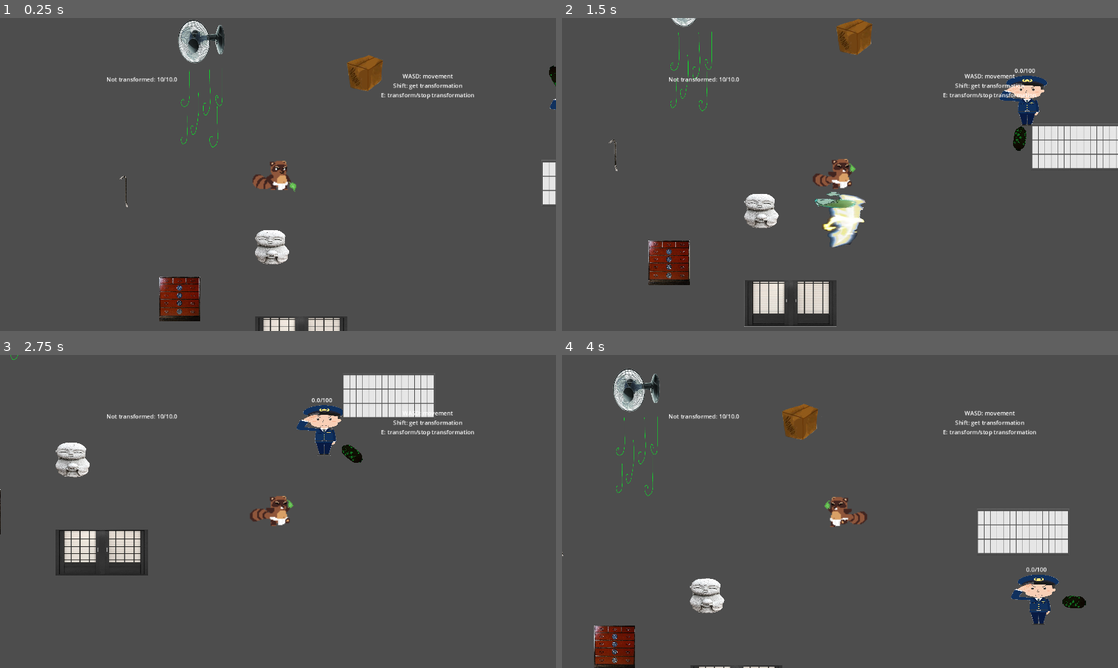
Above: before the commit, frames 1-4 (two rows, left to right).
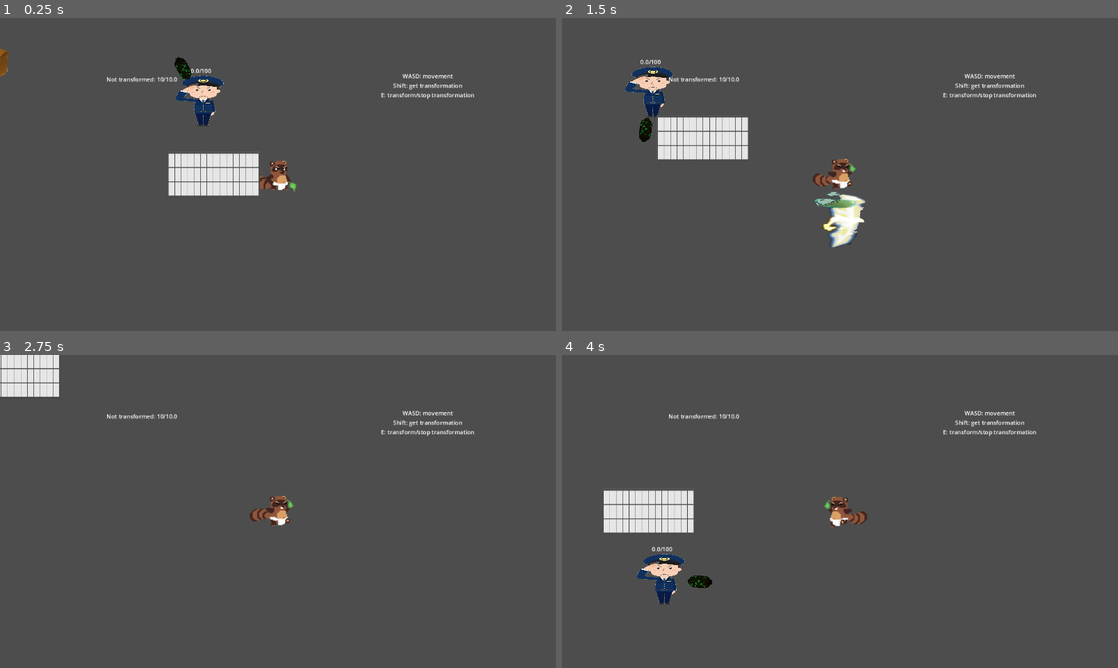
Above: after the commit, the same moments.

Repository: FinalExa/Tanuki
Game: Godot game, scene res://1_Scenes/player_transform_test.tscn
Two runs of this game, one before a commit and one after it. Both use one fixed random seed, a clock stepped at 60 frames per second and the inputs below.
Inputs (mouse positions are in pixels of both pictures, inside the frame that each line leads up to):
- Up to frame 1 (0.25 s): no input
- Up to frame 2 (1.5 s): move the mouse to (962, 158) at 0.52 s; hold D (right) 0.53-1.28 s; click (962, 158) at 0.6 s; tap Shift (interact) at 0.8, 1.35 s; move the mouse to (728, 190) at 1.27 s; hold S (down) from 1.28 s (still down)
- Up to frame 3 (2.75 s): tap E (transformation) at 1.55, 2.1 s; move the mouse to (333, 442) at 2.02 s; release S (down) at 2.03 s; hold D (right) from 2.03 s (still down); click (333, 442) at 2.3 s
- Up to frame 4 (4 s): move the mouse to (812, 574) at 2.77 s; release D (right) at 2.78 s; hold W (up) 2.78-3.53 s; click (812, 574) at 2.85 s; tap Shift (interact) at 3.05, 3.6 s; move the mouse to (1006, 558) at 3.52 s; hold A (left) from 3.53 s (still down); tap E (transformation) at 3.8 s

The runs differ from the first frame. In frame 1, 7.0% of the frame differs, in the area x 0-100%, y 0-100%; in frame 2, 10%, in the area x 8-100%, y 0-99%; in frame 3, 7.1%; in frame 4, 8.9%.

Commit message:
Player info save working

Diff:
--- a/1_Scenes/Scripts/SceneMaster.gd
+++ b/1_Scenes/Scripts/SceneMaster.gd
@@ -3,34 +3,45 @@
 
 var savedDeletePaths: Array[String]
 var savePath: String
+var playerDataSavePath: String = "user://PlayerData.save"
+
 var lastPos: Vector2
-@export var playerRef: PlayerCharacter
+var lastTransformationSet: bool
+var lastObjectOriginalPath: String
+
+var playerRef: PlayerCharacter
 
 func _ready():
 	savePath = "user://"+ self.name +".save"
+	for i in get_child_count():
+		if (get_child(i) is PlayerCharacter):
+			playerRef = get_child(i)
+			break
 	Load()
 
 func _process(_delta):
 	ManualSave()
-	#ManualLoad()
+	ReloadScene()
 
 func AddDeletePath(newPath: String):
 	if(!savedDeletePaths.has(newPath)):
 		savedDeletePaths.push_back(newPath)
 
+func ReloadScene():
+	if (Input.is_action_just_pressed("reload")):
+		get_tree().reload_current_scene()
+
 func ManualSave():
 	if (Input.is_action_just_pressed("save")):
 		Save()
 
-func ManualLoad():
-	if (Input.is_action_just_pressed("load")):
-		Load()
-
 func Save():
 	var file = FileAccess.open(savePath, FileAccess.WRITE)
-	lastPos = playerRef.global_position
 	file.store_var(savedDeletePaths)
-	file.store_var(lastPos)
+	file.store_var(playerRef.global_position)
+	file = FileAccess.open(playerDataSavePath, FileAccess.WRITE)
+	file.store_var(playerRef.transformationChangeRef.currentTransformationSet)
+	file.store_var(playerRef.transformationChangeRef.currentOriginalObjectPath)
 
 func Load():
 	if (FileAccess.file_exists(savePath)):
@@ -41,10 +52,20 @@
 			for i in result.size():
 				savedDeletePaths.push_back(result[i])
 		lastPos = file.get_var()
-		LoadOperations()
+	if (FileAccess.file_exists(playerDataSavePath)):
+		var file = FileAccess.open(playerDataSavePath, FileAccess.READ)
+		lastTransformationSet = file.get_var()
+		lastObjectOriginalPath = file.get_var()
+	LoadOperations()
 
 func LoadOperations():
 	playerRef.global_position = lastPos
+	if (lastTransformationSet):
+		var new_trs_scene = load(lastObjectOriginalPath)
+		var new_trs = new_trs_scene.instantiate()
+		playerRef.transformationChangeRef.set_temp_trs(new_trs.transformedName, new_trs.transformedMaxSpeed, new_trs.transformedProperties, new_trs.transformedCollider, new_trs.transformedTexture.texture, new_trs.transformedTexture.scale, new_trs.transformedAttackPath, new_trs.originalObjectPath)
+		playerRef.transformationChangeRef.actually_set_new_transformation()
+		playerRef.transformationChangeRef.unset_temp_trs()
 	if savedDeletePaths.size() > 0:
 		for i in savedDeletePaths.size():
 			TranslateStringIntoPathResult(self, savedDeletePaths[i])
--- a/1_Scenes/player_transform_test.tscn
+++ b/1_Scenes/player_transform_test.tscn
@@ -17,9 +17,8 @@
 polygons = Array[PackedInt32Array]([PackedInt32Array(0, 1, 2, 3), PackedInt32Array(4, 0, 3, 5), PackedInt32Array(2, 1, 6, 7), PackedInt32Array(6, 4, 5, 7)])
 outlines = Array[PackedVector2Array]([PackedVector2Array(-5976, 5856, -7368, -4512, 4952, -4432, 4944, 5656), PackedVector2Array(-288, -64, -32, -64, -32, 64, -288, 64)])
 
-[node name="PlayerTransformTest" type="Node2D" node_paths=PackedStringArray("playerRef")]
+[node name="PlayerTransformTest" type="Node2D"]
 script = ExtResource("1_e07wx")
-playerRef = NodePath("PlayerCharacter")
 
 [node name="PlayerCharacter" parent="." instance=ExtResource("1_lxk7a")]
 position = Vector2(-1016, -24)
--- a/ImportantObjects/TransformationObjects/Scripts/TransformationObjectData.gd
+++ b/ImportantObjects/TransformationObjects/Scripts/TransformationObjectData.gd
@@ -7,6 +7,7 @@
 @export var transformedCollider: CollisionShape2D
 @export var transformedTexture: Sprite2D
 @export var transformedAttackPath: String
+@export var originalObjectPath: String
 var transformedTextureScale: Vector2
 
 var localAllowedItemsRef: LocalAllowedItems
@@ -15,8 +16,8 @@
 	transformedTextureScale = transformedTexture.scale
 
 func set_change_trs_available(status, body):
-	if (status == true):
-		body.transformationChangeRef.set_temp_trs(transformedName, transformedMaxSpeed, transformedProperties, transformedCollider, transformedTexture.texture, transformedTextureScale, transformedAttackPath)
+	if (status):
+		body.transformationChangeRef.set_temp_trs(transformedName, transformedMaxSpeed, transformedProperties, transformedCollider, transformedTexture.texture, transformedTextureScale, transformedAttackPath, originalObjectPath)
 	else:
 		body.transformationChangeRef.unset_temp_trs()
 
--- a/ImportantObjects/TransformationObjects/crowbar.tscn
+++ b/ImportantObjects/TransformationObjects/crowbar.tscn
@@ -8,6 +8,7 @@
 transformedMaxSpeed = 700.0
 transformedProperties = Array[String](["Metallic"])
 transformedAttackPath = "res://ImportantObjects/TransformationObjects/Attacks/crowbar_attack.tscn"
+originalObjectPath = "res://ImportantObjects/TransformationObjects/crowbar.tscn"
 
 [node name="Sprite2D" parent="." index="1"]
 scale = Vector2(0.125, 0.125)
--- a/ImportantObjects/TransformationObjects/feather.tscn
+++ b/ImportantObjects/TransformationObjects/feather.tscn
@@ -7,6 +7,7 @@
 transformedName = "Feather"
 transformedMaxSpeed = 600.0
 transformedProperties = Array[String](["Light"])
+originalObjectPath = "res://ImportantObjects/TransformationObjects/feather.tscn"
 
 [node name="Sprite2D" parent="." index="1"]
 position = Vector2(0, 0.499996)
--- a/ImportantObjects/TransformationObjects/heavy_box.tscn
+++ b/ImportantObjects/TransformationObjects/heavy_box.tscn
@@ -7,6 +7,7 @@
 transformedName = "HeavyBox"
 transformedMaxSpeed = 300.0
 transformedProperties = Array[String](["Heavy"])
+originalObjectPath = "res://ImportantObjects/TransformationObjects/heavy_box.tscn"
 
 [node name="Sprite2D" parent="." index="1"]
 position = Vector2(5, 1.5)
--- a/ImportantObjects/TransformationObjects/key.tscn
+++ b/ImportantObjects/TransformationObjects/key.tscn
@@ -8,6 +8,7 @@
 transformedMaxSpeed = 700.0
 transformedProperties = Array[String](["Metallic"])
 transformedAttackPath = "res://ImportantObjects/TransformationObjects/Attacks/key_attack.tscn"
+originalObjectPath = "res://ImportantObjects/TransformationObjects/key.tscn"
 
 [node name="Sprite2D" parent="." index="1"]
 scale = Vector2(0.13, 0.13)
--- a/ImportantObjects/TransformationObjects/statue.tscn
+++ b/ImportantObjects/TransformationObjects/statue.tscn
@@ -8,6 +8,7 @@
 transformedMaxSpeed = 200.0
 transformedProperties = Array[String](["Stable"])
 transformedAttackPath = "res://ImportantObjects/TransformationObjects/Attacks/statue_attack.tscn"
+originalObjectPath = "res://ImportantObjects/TransformationObjects/statue.tscn"
 
 [node name="Sprite2D" parent="." index="1"]
 position = Vector2(0, 7.62939e-06)
--- a/PlayerCharacter/Scripts/TransformationChange.gd
+++ b/PlayerCharacter/Scripts/TransformationChange.gd
@@ -6,23 +6,25 @@
 signal send_transformation_name
 signal send_transformation_active_info
 
-var isInsidePossibleTransformationObject
-var tempTransformationName
-var tempTransformationSpeed
-var tempTransformationProperties
+var isInsidePossibleTransformationObject: bool
+var tempTransformationName: String
+var tempTransformationSpeed: float
+var tempTransformationProperties: Array[String]
 var tempTransformationCollisionShape: CollisionShape2D
 var tempTransformationTexture: Texture2D
 var tempTransformationTextureScale: Vector2
 var tempTransformAttackPath: String
-
-var currentTransformationSet
-var currentTransformationName
-var currentTransformationSpeed
-var currentTransformationProperties
+var tempOriginalObjectPath: String
+
+var currentTransformationSet: bool
+var currentTransformationName: String
+var currentTransformationSpeed: float
+var currentTransformationProperties: Array[String]
 var currentTransformationCollisionShape: CollisionShape2D
 var currentTransformationTexture: Texture2D
 var currentTransformationTextureScale: Vector2
 var currentTransformationAttackPath: String
+var currentOriginalObjectPath: String
 
 var currentAttack: TransformObjectAttack
 var guardsLookingForMe: Array[GuardResearch]
@@ -68,7 +70,7 @@
 	transformation_lock(delta)
 	check_for_attack_input()
 
-func set_temp_trs(tempName, tempSpeed, tempProperties, tempCollider, tempTexture, tempTextureScale, tempAttackPath):
+func set_temp_trs(tempName, tempSpeed, tempProperties, tempCollider, tempTexture, tempTextureScale, tempAttackPath, tempOriginalPath):
 	isInsidePossibleTransformationObject = true
 	tempTransformationName = tempName
 	tempTransformationSpeed = tempSpeed
@@ -77,22 +79,27 @@
 	tempTransformationTexture = tempTexture
 	tempTransformationTextureScale = tempTextureScale
 	tempTransformAttackPath = tempAttackPath
+	tempOriginalObjectPath = tempOriginalPath
 
 func unset_temp_trs():
 	isInsidePossibleTransformationObject = false
 
 func set_new_transformation():
 	if (Input.is_action_just_pressed("interact") && isInsidePossibleTransformationObject):
-		currentTransformationSet = true
-		currentTransformationName = tempTransformationName
-		currentTransformationSpeed = tempTransformationSpeed
-		currentTransformationProperties = tempTransformationProperties
-		currentTransformationCollisionShape = tempTransformationCollisionShape
-		currentTransformationTexture = tempTransformationTexture
-		currentTransformationTextureScale = tempTransformationTextureScale
-		currentTransformationAttackPath = tempTransformAttackPath
-		add_attack()
-		emit_signal("send_transformation_name", currentTransformationName)
+		actually_set_new_transformation()
+
+func actually_set_new_transformation():
+	currentTransformationSet = true
+	currentTransformationName = tempTransformationName
+	currentTransformationSpeed = tempTransformationSpeed
+	currentTransformationProperties = tempTransformationProperties
+	currentTransformationCollisionShape = tempTransformationCollisionShape
+	currentTransformationTexture = tempTransformationTexture
+	currentTransformationTextureScale = tempTransformationTextureScale
+	currentTransformationAttackPath = tempTransformAttackPath
+	currentOriginalObjectPath = tempOriginalObjectPath
+	add_attack()
+	emit_signal("send_transformation_name", currentTransformationName)
 
 func activate_transformation():
 	if (Input.is_action_just_pressed("transformation") && currentTransformationSet && !isTransformed && !transformationLock):
--- a/project.godot
+++ b/project.godot
@@ -66,9 +66,9 @@
 "events": [Object(InputEventKey,"resource_local_to_scene":false,"resource_name":"","device":-1,"window_id":0,"alt_pressed":false,"shift_pressed":false,"ctrl_pressed":false,"meta_pressed":false,"pressed":false,"keycode":0,"physical_keycode":75,"key_label":0,"unicode":107,"echo":false,"script":null)
 ]
 }
-load={
+reload={
 "deadzone": 0.5,
-"events": [Object(InputEventKey,"resource_local_to_scene":false,"resource_name":"","device":-1,"window_id":0,"alt_pressed":false,"shift_pressed":false,"ctrl_pressed":false,"meta_pressed":false,"pressed":false,"keycode":0,"physical_keycode":76,"key_label":0,"unicode":108,"echo":false,"script":null)
+"events": [Object(InputEventKey,"resource_local_to_scene":false,"resource_name":"","device":-1,"window_id":0,"alt_pressed":false,"shift_pressed":false,"ctrl_pressed":false,"meta_pressed":false,"pressed":false,"keycode":0,"physical_keycode":82,"key_label":0,"unicode":114,"echo":false,"script":null)
 ]
 }
 
